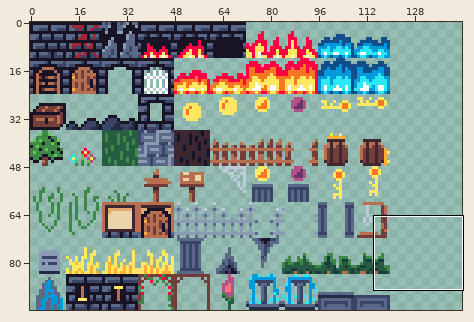
A pixel-art file gets an edit: assets/tiles/davidyork/world-tiles.aseprite. Above: a wide view before the commit, with the close-up outlined.
Close-up. Before:
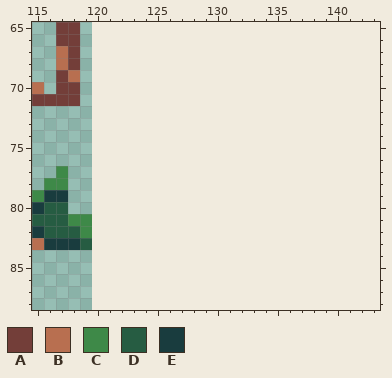
120x96 pixels, 1 frame. Shown: x 115..143, y 65..88. The old version is drawn lined up with the new one, on the new canvas.
Palette (. is transparent): A #733e39  B #b86f50  C #3e8948  D #265c42  E #193c3e
Pixels before, first column x 115:
65 ..AA.
66 ..AA.
67 ..BA.
68 ..BA.
69 ..AB.
70 B.AA.
71 AAAA.
72 .....
73 .....
74 .....
75 .....
76 .....
77 ..C..
78 .CC..
79 CEE..
80 EDD..
81 DDDCC
82 EDDDC
83 BEEED
New version:
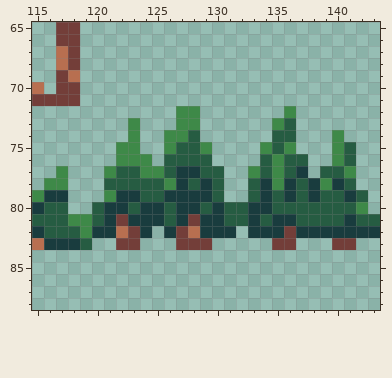
Diff:
canvas 120x96 -> 144x96
The edit adds colour A in row 81 at x 122 and 128; in row 82 at x 123, 127 and 136; in row 83 at x 122 to 123, 127 to 129, 135 to 136 and 140 to 141.
The edit adds colour B in row 82 at x 122 and 128.
The edit adds colour C in row 72 at x 127 to 128 and 136; in row 73 at x 123, 127 to 128 and 135; in row 74 at x 123, 126 to 127 and 140; in row 75 at x 122 to 123, 126, 129, 134, 136 and 140; in row 76 at x 122 to 124, 135 and 140; in row 77 at x 121, 124 to 125, 133, 135 and 141.
The edit adds colour C in row 78 at x 126, 135 and 139; in row 79 at x 121; in row 80 at x 142.
The edit adds colour D in row 73 at x 136; in row 74 at x 128 and 135 to 136; in row 75 at x 127 to 128, 135 and 141; in row 76 at x 126 to 129, 134, 136 to 137 and 141; in row 77 at x 122 to 123, 126, 129 to 130, 134, 136 and 139 to 140; in row 78 at x 121 to 125, 128, 130, 133, 137 and 141.
The edit adds colour D in row 79 at x 124 to 125, 130, 133, 135, 137, 139 to 140 and 142; in row 80 at x 120, 123, 126, 129, 131 to 132 and 135 to 141; in row 81 at x 120, 126, 131 to 132, 134, 137 to 140 and 142 to 143.
The edit adds colour E in row 77 at x 127 to 128 and 137; in row 78 at x 127, 129, 134, 136, 138 and 140; in row 79 at x 122 to 123, 126 to 129, 134, 136, 138 and 141; in row 80 at x 121 to 122, 124 to 125, 127 to 128, 130 and 133 to 134; in row 81 at x 121, 123 to 125, 127, 129 to 130, 133, 135 to 136 and 141; in row 82 at x 120 to 121, 124, 126, 129 to 131, 133 to 135 and 137 to 143.
Boxes around the changes in both close-ups, in picture pixels (x1, y1, x2, y2):
added: (92, 106, 380, 250)
